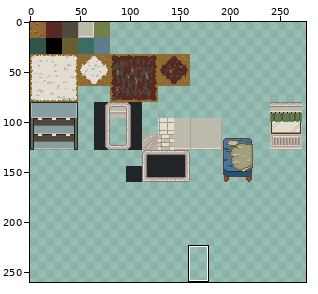
A sprite sheet gets an edit: assets/gfx/tileset.png. Above, an overview of the earlier version with the close-up marked.
Close-up. First the earlier version:
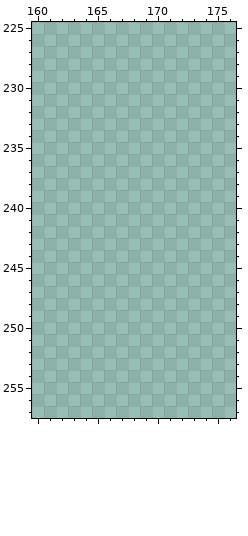
The file is 320x320 pixels. Shown: x 160..176, y 225..257. The wide view leaves out empty margins. The commit also changed other parts of the picture, which this record leaves out.
New version:
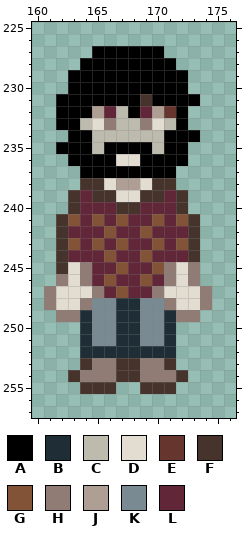
Palette (. is transparent): A #000000  B #1f2d36  C #bdbbae  D #e3ddd1  E #66352e  F #46332c  G #825337  H #907c75  J #af9e94  K #798a92  L #612638
What changed:
{"y":227,"x":165,"old":"......","new":"AAAAAA"}
{"y":228,"x":164,"old":"........","new":"AAAAAAAA"}
{"y":229,"x":163,"old":"..........","new":"AAAAAAAAAA"}
{"y":230,"x":163,"old":"..........","new":"AAAAAAAAAA"}
{"y":231,"x":162,"old":"............","new":"AAAAAAAFAAAA"}
{"y":232,"x":162,"old":"...........","new":"AAAJLCALJEA"}
{"y":233,"x":162,"old":"...........","new":"AACDHCCHDCA"}
{"y":234,"x":163,"old":"...........","new":"AACCCCCCAAA"}
{"y":235,"x":162,"old":"...........","new":"AAACAAAACAA"}
{"y":236,"x":163,"old":"..........","new":"AAAADDAAAA"}
{"y":237,"x":164,"old":"........","new":"AAAAAAAA"}
{"y":238,"x":164,"old":"........","new":"FFDJJDFF"}
{"y":239,"x":163,"old":"..........","new":"FLFFDDFFLF"}
{"y":240,"x":163,"old":"..........","new":"FLLLFFLLLF"}
{"y":241,"x":162,"old":"............","new":"FGLGLGLLGLGF"}
{"y":242,"x":162,"old":"............","new":"FLLLGLLGLLLF"}
{"y":243,"x":162,"old":"............","new":"FGLGLGLLGLGF"}
{"y":244,"x":162,"old":"............","new":"FLLLGLLGLLLF"}
{"y":245,"x":162,"old":"............","new":"FDHLLGLLGHDH"}
{"y":246,"x":162,"old":"............","new":"HDHLGLLGLHDH"}
{"y":247,"x":161,"old":"..............","new":"HDDDHLGLLHDDDH"}
{"y":248,"x":161,"old":"..............","new":"HDDHKKBBKKHDDH"}
{"y":249,"x":162,"old":"............","new":"HHBKKBBKKBHH"}
{"y":250,"x":164,"old":"........","new":"BKKBBKKB"}
{"y":251,"x":164,"old":"........","new":"BKKBBKKB"}
{"y":252,"x":164,"old":"........","new":"BBBBBBBB"}
{"y":253,"x":164,"old":"........","new":"FHHFFHHF"}
{"y":254,"x":163,"old":"..........","new":"FHHHFFHHHF"}
{"y":255,"x":164,"old":"...","new":"FFF"}
{"y":255,"x":169,"old":"...","new":"FFF"}
{"label":"added","picture_box":[44,46,212,394]}
